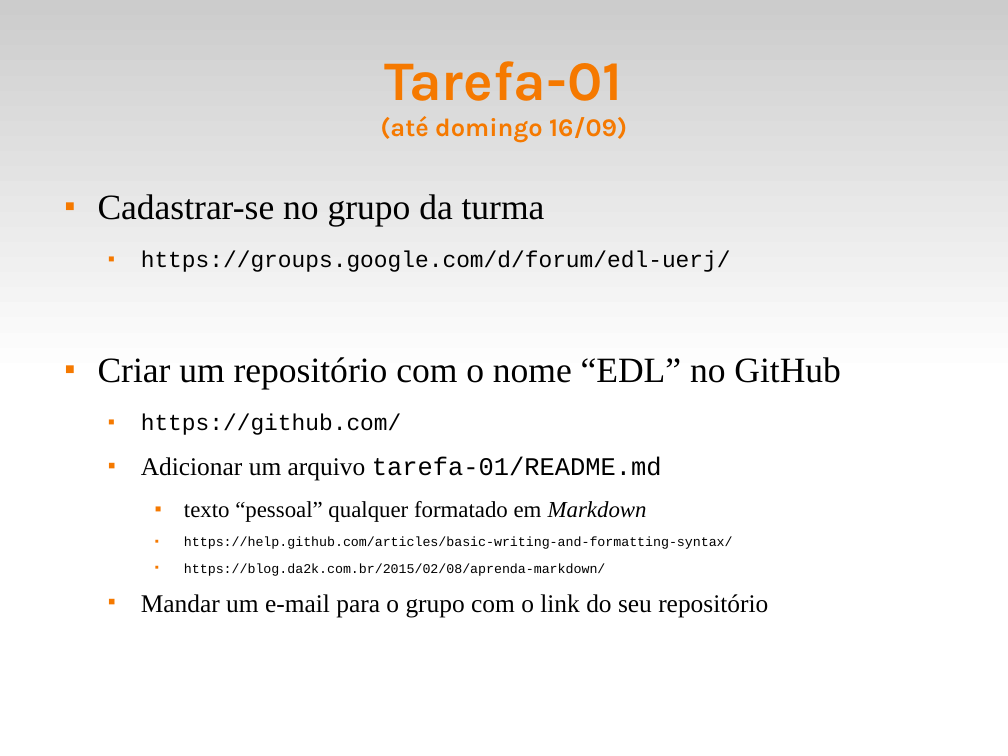
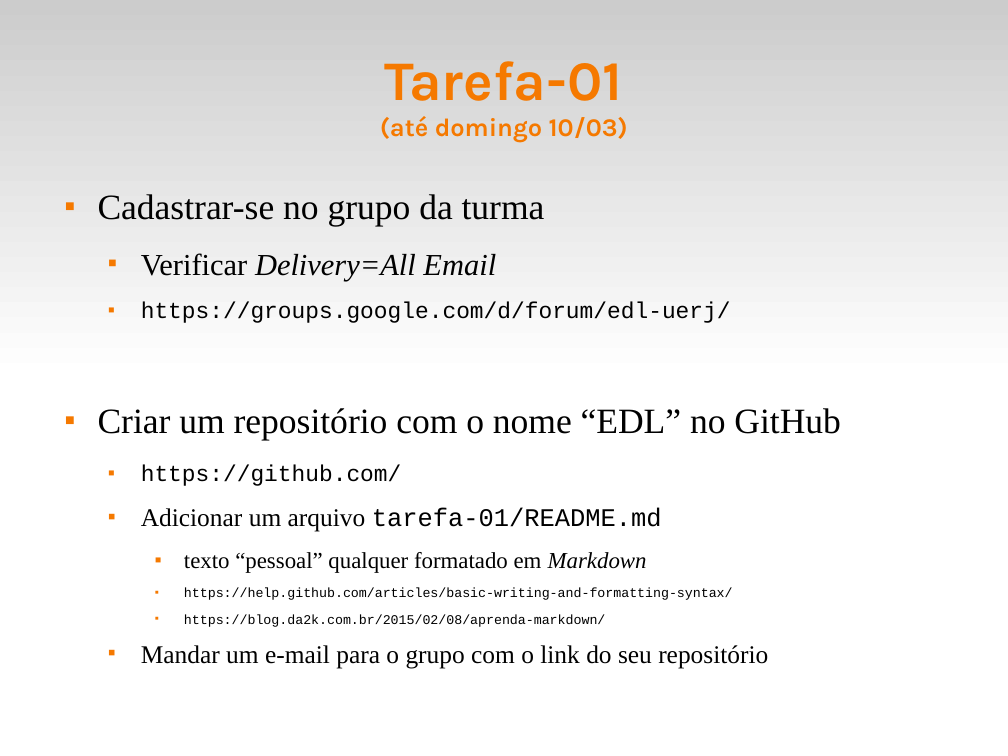
Before and after one commit to fsantanna-uerj/EDL, a slide deck: slide 8 of slides/edl-00.odp (slide 11 before the commit). Drawn at 1008x756 pixels with LibreOffice and Linux fonts; fonts in the diff are those of the drawing. Boxes give left, top, right and bottom in pixels: in the first picture for what was removed or moved away, otherwise in the second. Text is boxed around its words. In the diff, an @@ line names an element or a change of style, - is before the commit and + after.

```diff
--- a/slides/edl-00.odp
+++ b/slides/edl-00.odp
@@ title at box(380, 61, 628, 143): text changed @@
-Tarefa-01
-(até domingo 16/09)
+Tarefa-01
+(até domingo 10/03)
@@ text at box(141, 253, 496, 281): paragraph added @@
+  ■ Verificar Delivery=All Email
```
Also in this commit, not shown: 5 other slides changed, 1 slide added, 3 other files.
